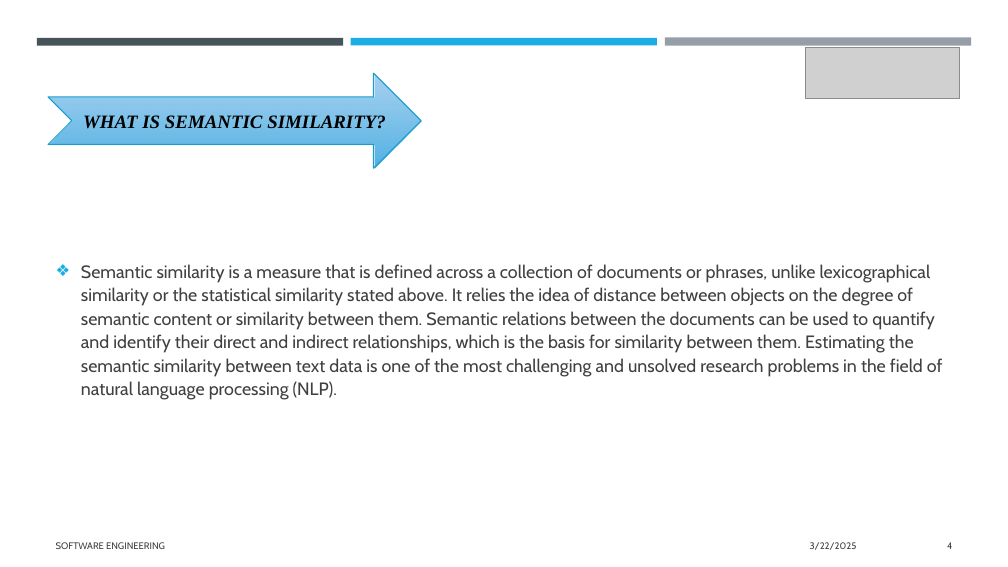
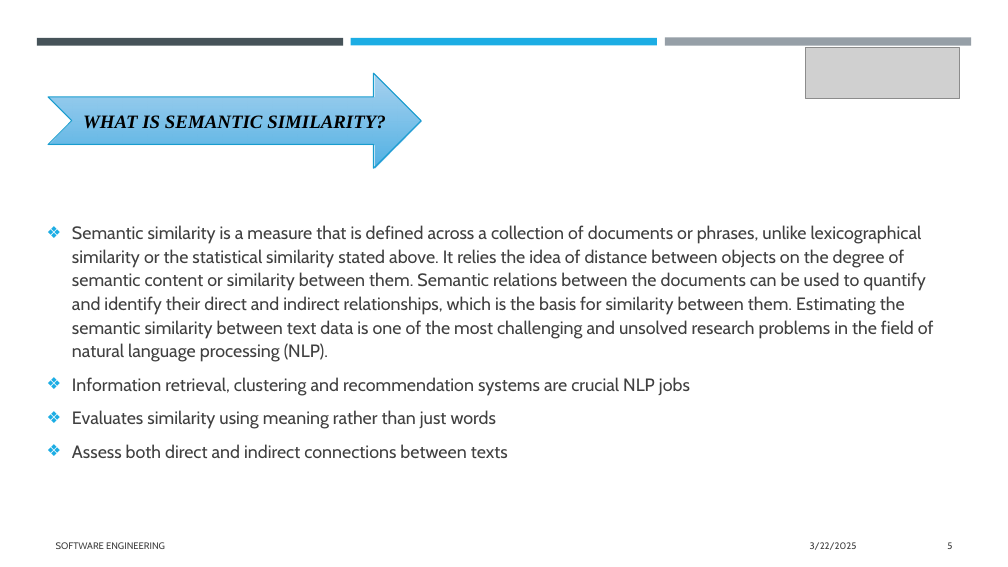
Before and after one commit to senthilmasters2024/Tech_Tweakers, a slide deck: slide 5 of SemanticAnalysisTextualData/SemanticAnalysisTextualData/Documentation/SemanticAnalysisTextualData.pptx (slide 4 before the commit). Drawn at 1008x567 pixels with LibreOffice and Linux fonts; fonts in the diff are those of the drawing; grey boxes stand for pictures. Boxes give left, top, right and bottom in pixels: in the first picture for what was removed or moved away, otherwise in the second. Text is boxed around its words. In the diff, an @@ line names an element or a change of style, - is before the commit and + after.

```diff
--- a/SemanticAnalysisTextualData/SemanticAnalysisTextualData/Documentation/SemanticAnalysisTextualData.pptx
+++ b/SemanticAnalysisTextualData/SemanticAnalysisTextualData/Documentation/SemanticAnalysisTextualData.pptx
@@ text "Semantic similarity is a measure ..." moved from (x1=81, y1=264, x2=943, y2=400) to (x1=72, y1=225, x2=934, y2=458) @@
@@ text at (x1=72, y1=377, x2=690, y2=458): paragraphs added @@
+❖ Information retrieval, clustering and recommendation systems are crucial NLP jobs
+❖ Evaluates similarity using meaning rather than just words
+❖ Assess both direct and indirect connections between texts
@@ page number at (x1=947, y1=542, x2=952, y2=549): text changed @@
-4
+5
```
Also in this commit, not shown: 6 other slides changed, 4 slides added.
